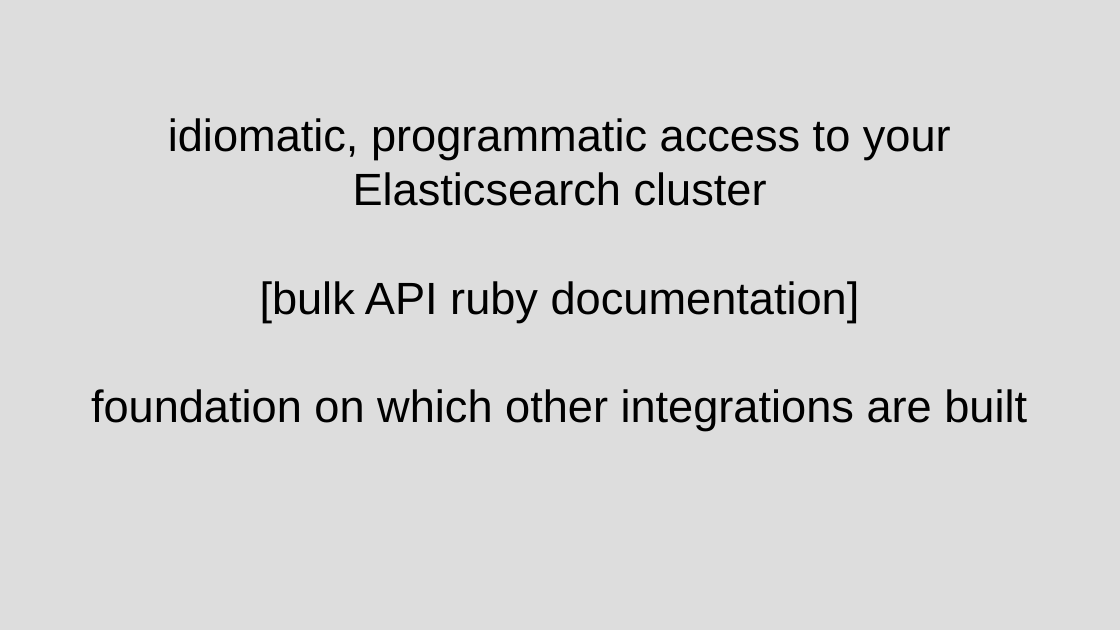
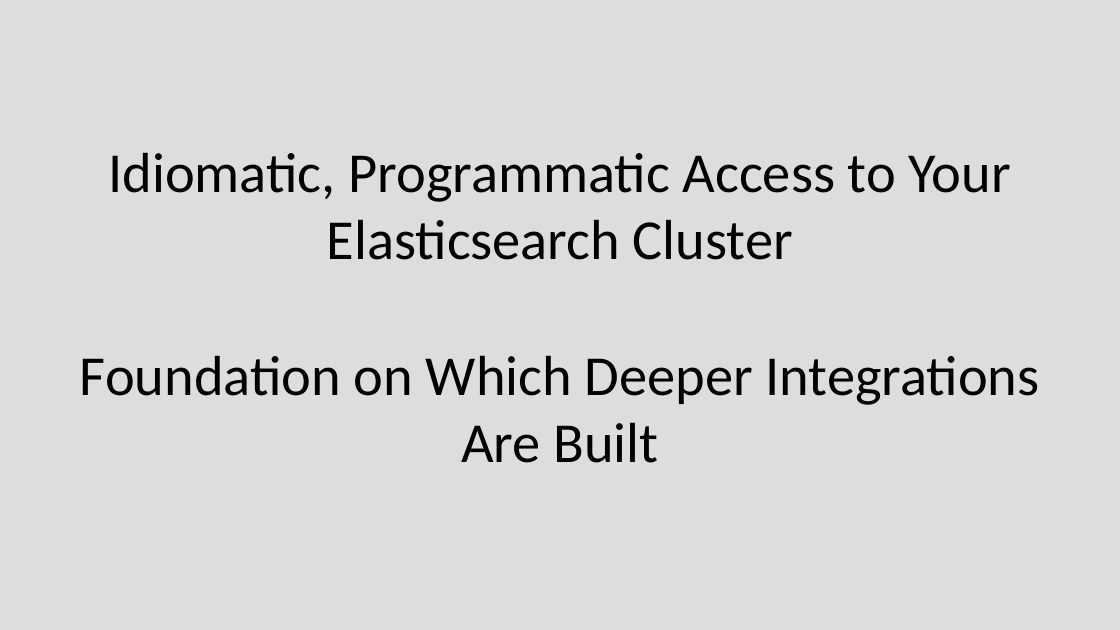
Before and after one commit to chriscressman/architecting-a-search-feature, a slide deck: slide 27 of presentation.odp (slide 38 before the commit). Drawn at 1120x630 pixels with LibreOffice and Linux fonts; fonts in the diff are those of the drawing. Boxes give left, top, right and bottom in pixels: in the first picture for what was removed or moved away, otherwise in the second. Text is boxed around its words. In the diff, an @@ line names an element or a change of style, - is before the commit and + after.

```diff
--- a/presentation.odp
+++ b/presentation.odp
@@ subtitle at (80, 152, 1040, 463): text changed; size 32 to 40 pt; font Arial to Calibri @@
-idiomatic, programmatic access to your Elasticsearch cluster
-[bulk API ruby documentation]
-foundation on which other integrations are built
+Idiomatic, Programmatic Access to Your Elasticsearch Cluster
+Foundation on Which Deeper Integrations
+Are Built
```
Also in this commit, not shown: 19 other slides changed, 16 slides added, 13 slides removed.
